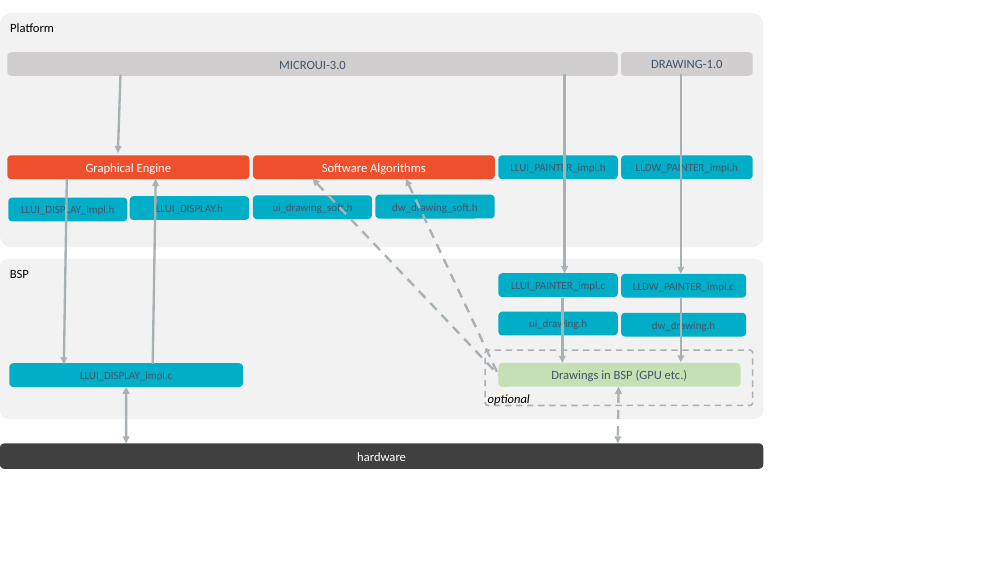
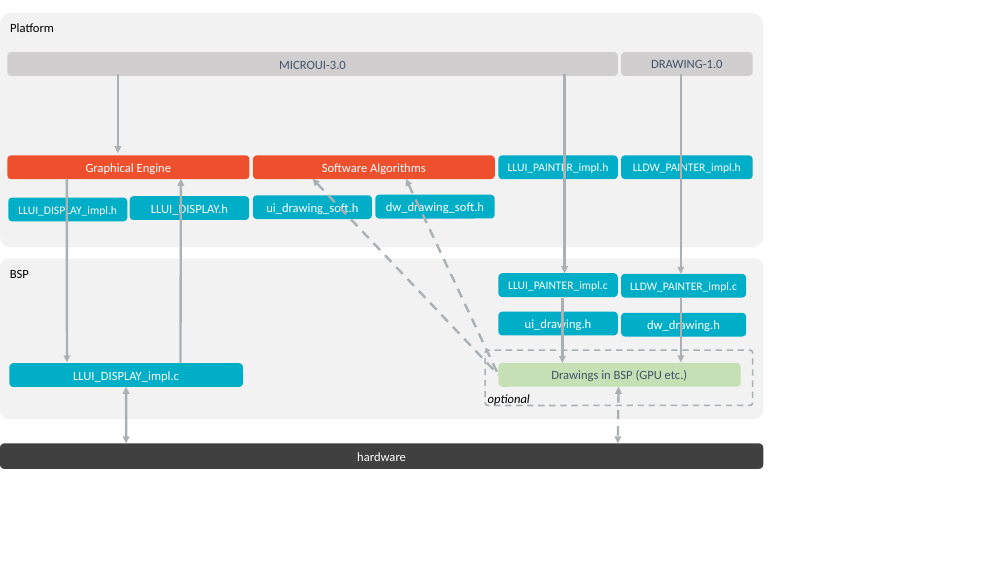
Before and after one commit to gbalan-microej/docs, a slide deck: slide 5 of PlatformDeveloperGuide/images/uiLL.pptx. Drawn at 1008x567 pixels with LibreOffice and Linux fonts; fonts in the diff are those of the drawing. Boxes give left, top, right and bottom in pixels: in the first picture for what was removed or moved away, otherwise in the second. Text is boxed around its words. In the diff, an @@ line names an element or a change of style, - is before the commit and + after.

Commit message:
fix + display chronograms

```diff
--- a/PlatformDeveloperGuide/images/uiLL.pptx
+++ b/PlatformDeveloperGuide/images/uiLL.pptx
@@ arrow moved from (64, 364) - (67, 178) to (67, 362) - (67, 178) @@
@@ arrow moved from (153, 364) - (156, 179) to (181, 364) - (181, 178) @@
@@ size 10.5 to 11 pt, text colour #44546A to #FFFFFF in 5 elements at bbox=[8, 197, 127, 221], bbox=[498, 155, 618, 178], bbox=[498, 273, 618, 296], bbox=[622, 274, 746, 297], bbox=[622, 155, 753, 178] @@
@@ size 10.5 to 12 pt, text colour #44546A to #FFFFFF in 6 elements at bbox=[498, 312, 618, 335], bbox=[253, 195, 372, 219], bbox=[130, 197, 250, 220], bbox=[9, 363, 243, 386], bbox=[622, 313, 746, 337], bbox=[375, 195, 495, 219] @@
```
Also in this commit, not shown: 5 other slides changed, 21 other files.
